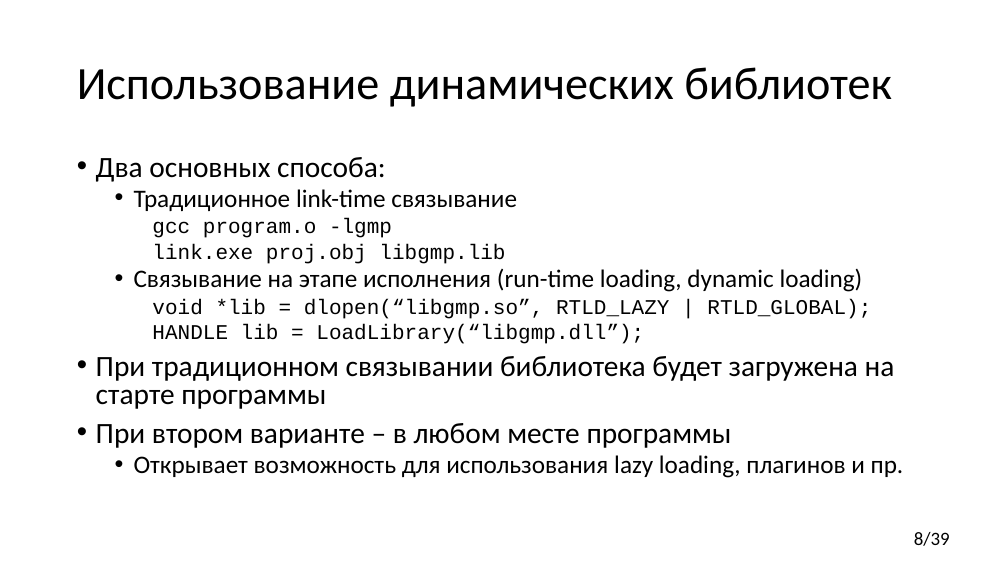
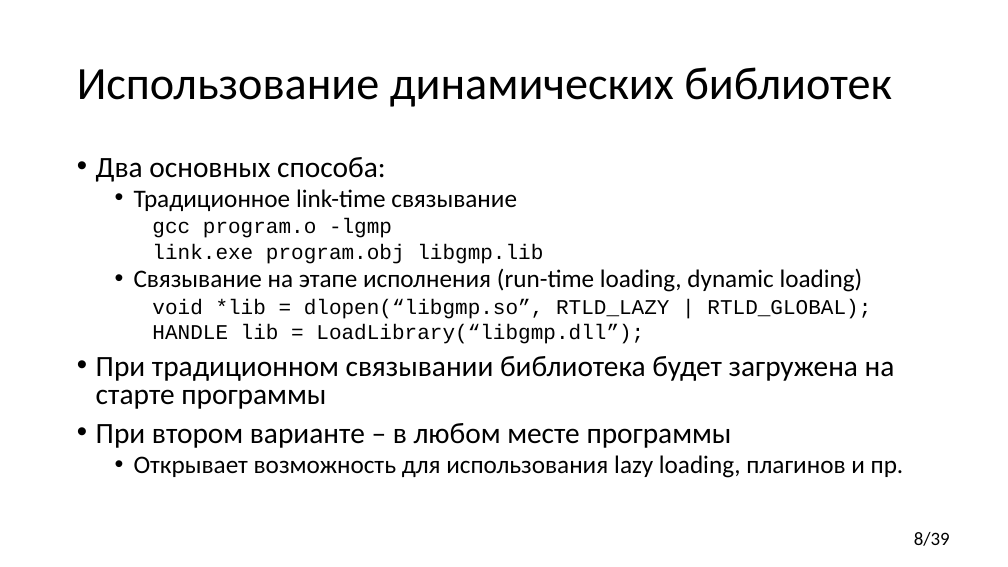
Before and after one commit to yugr/CppRussia, a slide deck: slide 8 of 2024/RU.pptx. Drawn at 1008x567 pixels with LibreOffice and Linux fonts; fonts in the diff are those of the drawing. Boxes give left, top, right and bottom in pixels: in the first picture for what was removed or moved away, otherwise in the second. Text is boxed around its words. In the diff, an @@ line names an element or a change of style, - is before the commit and + after.

```diff
--- a/2024/RU.pptx
+++ b/2024/RU.pptx
@@ text at bbox=[152, 244, 543, 264]: text changed @@
-    link.exe proj.obj libgmp.lib
+    link.exe program.obj libgmp.lib
```
Also in this commit, not shown: 6 other slides changed, 6 slides added, 1 other file.
